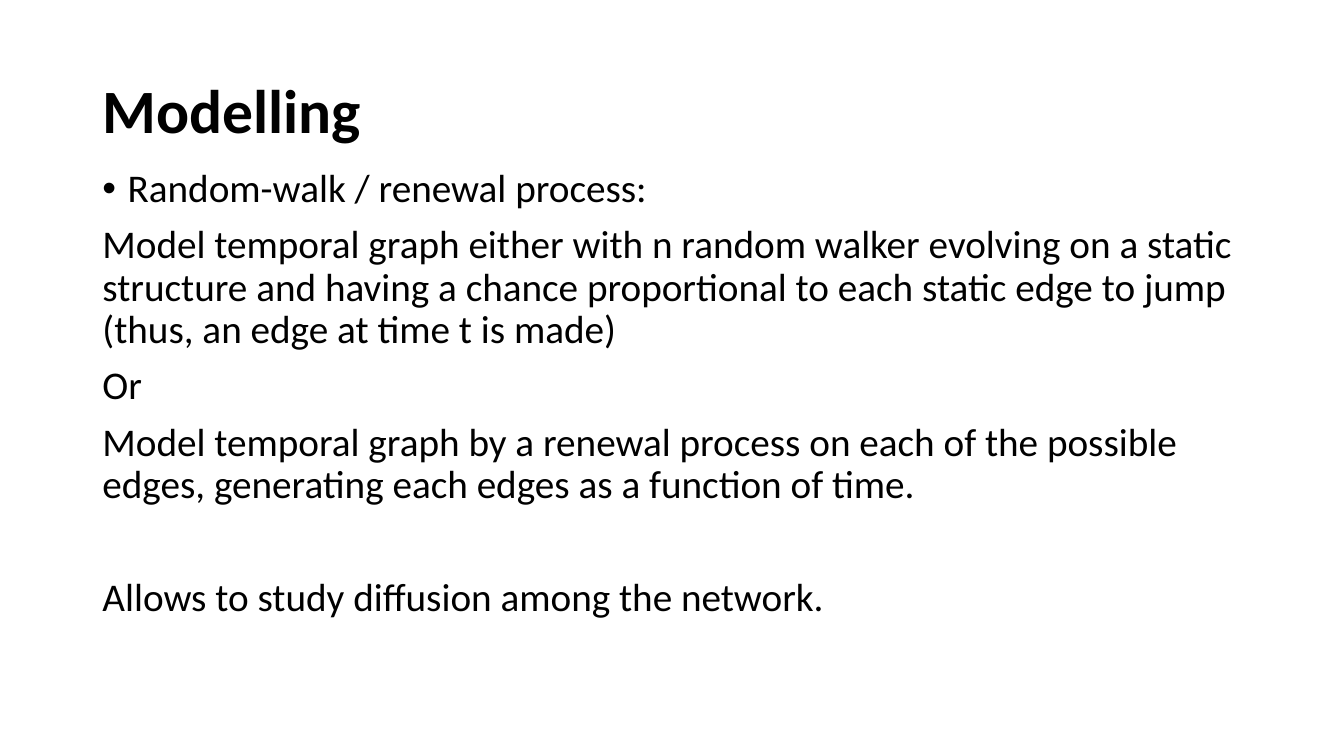
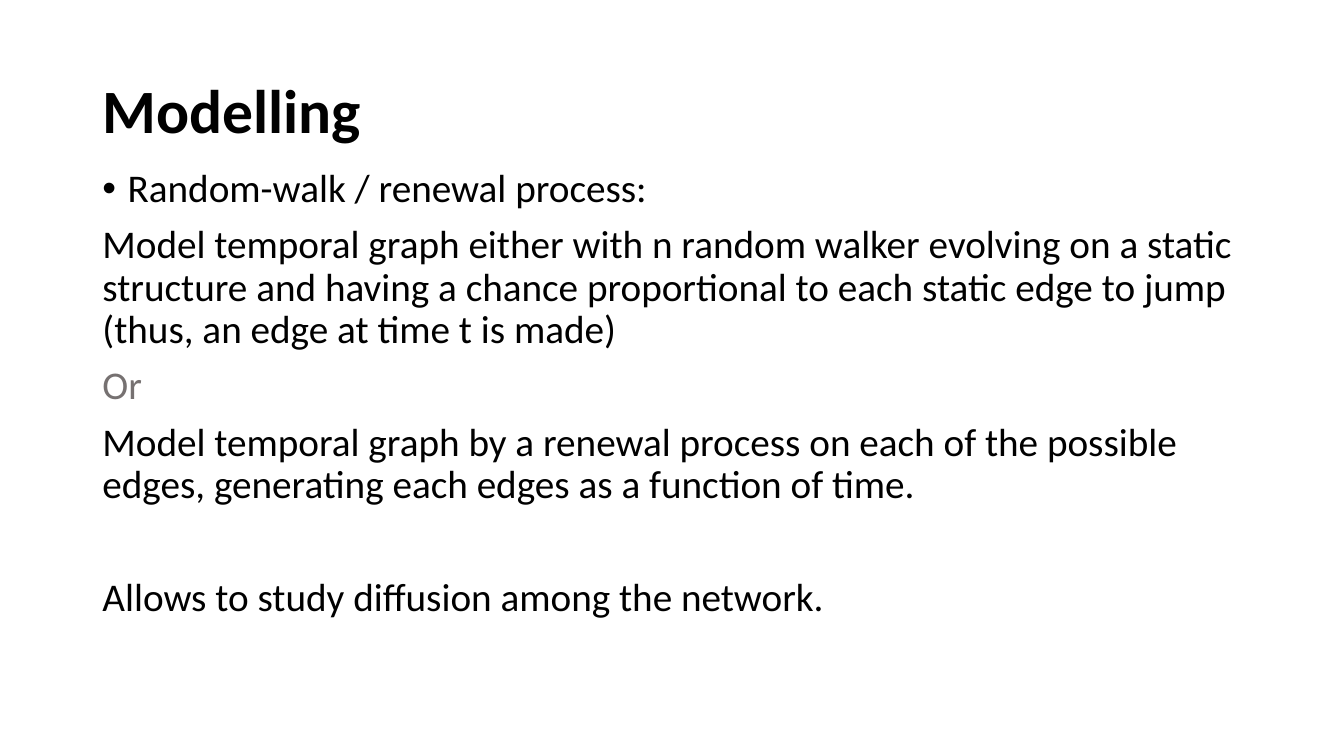
Before and after one commit to KelschLAB/NoSeMaze-stableRichClubs, a slide deck: slide 8 of Temporal networks analysis.pptx. Drawn at 1344x756 pixels with LibreOffice and Linux fonts; fonts in the diff are those of the drawing. Boxes give left, top, right and bottom in pixels: in the first picture for what was removed or moved away, otherwise in the second. Text is boxed around its words. In the diff, an @@ line names an element or a change of style, - is before the commit and + after.

```diff
--- a/Temporal networks analysis.pptx
+++ b/Temporal networks analysis.pptx
@@ text at (102, 373, 142, 399): text colour #000000 to #767171 in "Or" @@
```
Also in this commit, not shown: 2 other slides changed, 5 other files.
